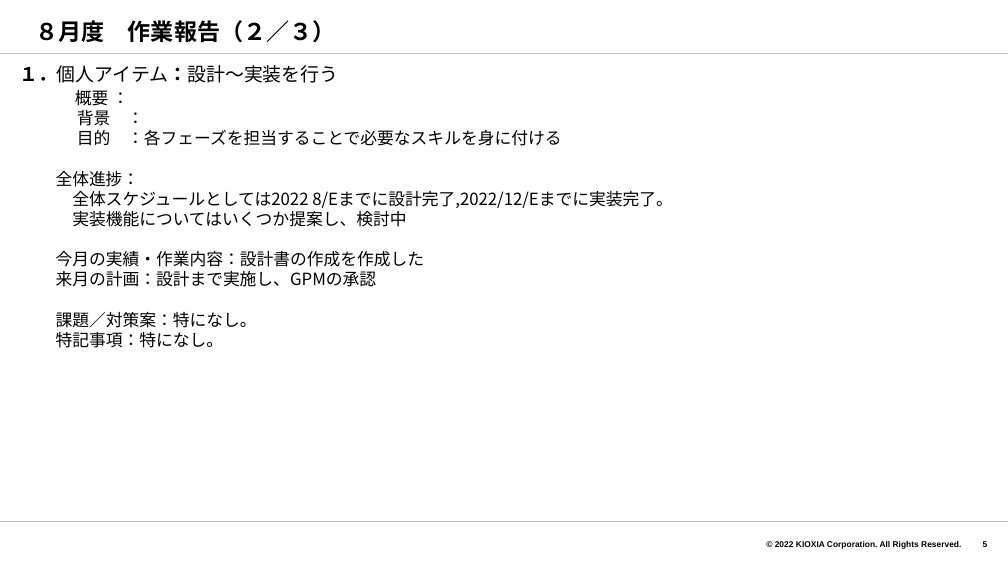
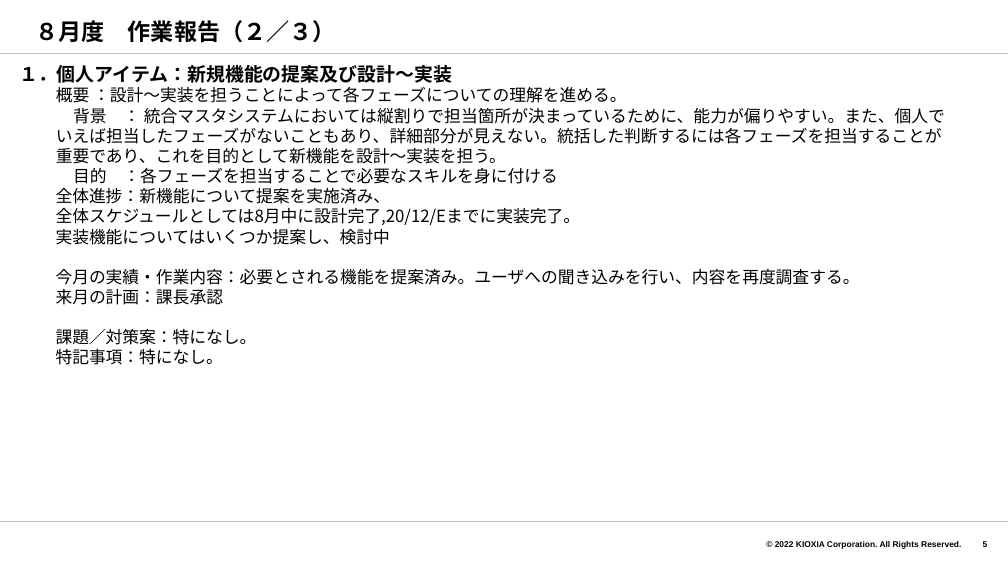
Before and after one commit to akiragm/Shared-Files, a slide deck: slide 5 of 月報_竹澤.pptx. Drawn at 1008x567 pixels with LibreOffice and Linux fonts; fonts in the diff are those of the drawing; background and template pictures are left out. Boxes give left, top, right and bottom in pixels: in the first picture for what was removed or moved away, otherwise in the second. Text is boxed around its words. In the diff, an @@ line names an element or a change of style, - is before the commit and + after.

```diff
--- a/月報_竹澤.pptx
+++ b/月報_竹澤.pptx
@@ text at [19, 65, 945, 164]: text changed; size 18 to 16 pt; font Arial to Noto Sans CJK JP @@
-１．個人アイテム：設計～実装を行う
-概要 ：
-背景 ：
+１．個人アイテム：新規機能の提案及び設計～実装
+概要 ：設計～実装を担うことによって各フェーズについての理解を進める。
+背景 ： 統合マスタシステムにおいては縦割りで担当箇所が決まっているために、能力が偏りやすい。また、個人でいえば担当したフェーズがないこともあり、詳細部分が見えない。統括した判断するには各フェーズを担当することが重要であり、これを目的として新機能を設計～実装を担う。
@@ text at [56, 188, 581, 225]: text changed @@
-全体進捗：
-全体スケジュールとしては2022 8/Eまでに設計完了,2022/12/Eまでに実装完了。
+全体進捗：新機能について提案を実施済み、
+全体スケジュールとしては8月中に設計完了,20/12/Eまでに実装完了。
@@ text at [56, 269, 860, 305]: text changed @@
-今月の実績・作業内容：設計書の作成を作成した
-来月の計画：設計まで実施し、GPMの承認
+今月の実績・作業内容：必要とされる機能を提案済み。ユーザへの聞き込みを行い、内容を再度調査する。
+来月の計画：課長承認
```
Also in this commit, not shown: 4 other slides changed, 1 slide added.
